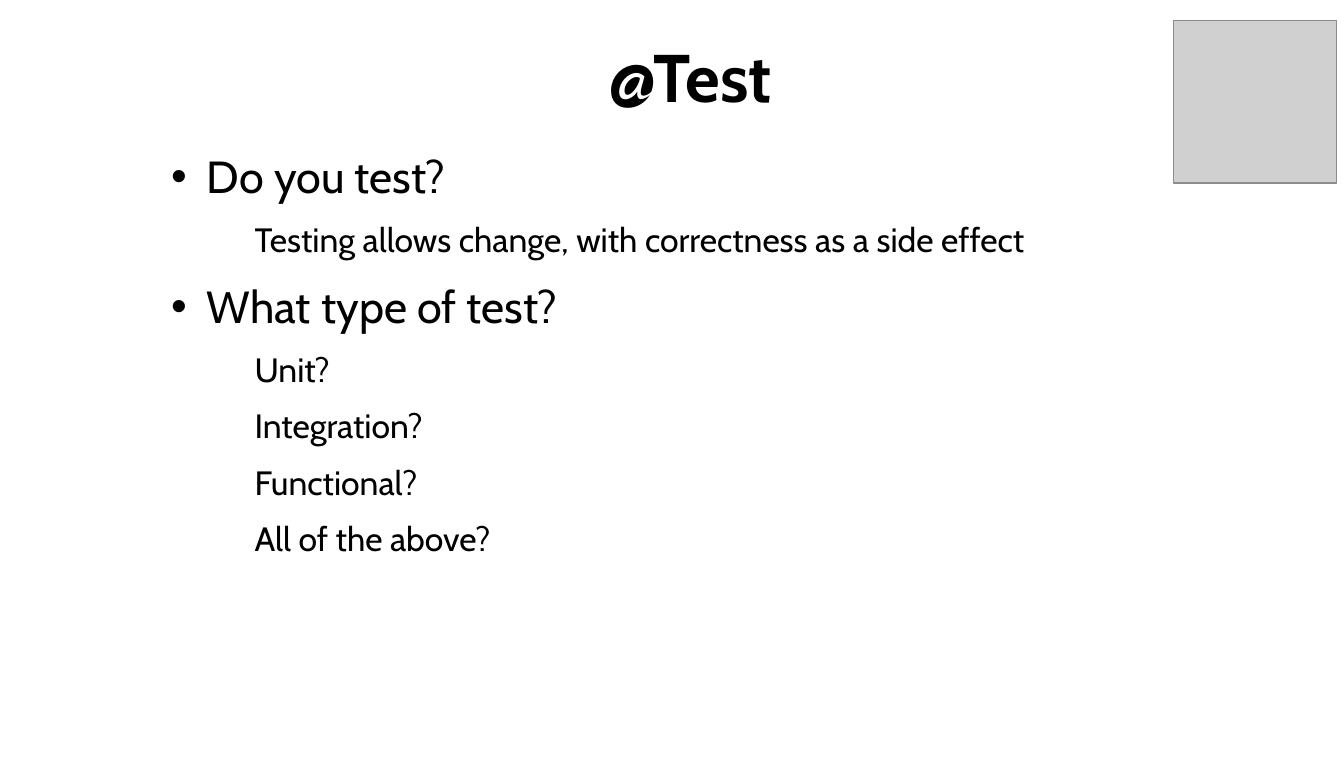
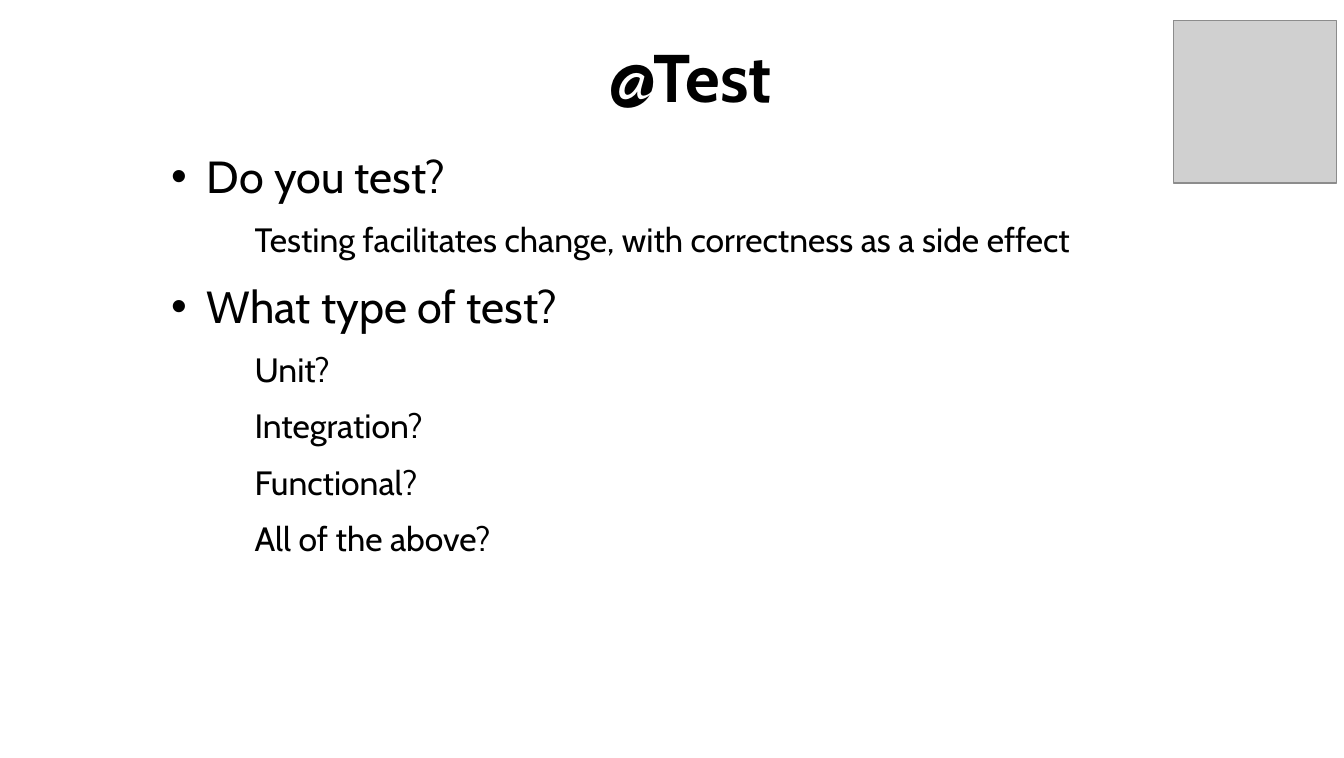
Before and after one commit to AndyGee/arquillian-demo, a slide deck: slide 19 of Apache_TomEE_Arquillian.odp (slide 12 before the commit). Drawn at 1344x758 pixels with LibreOffice and Linux fonts; fonts in the diff are those of the drawing; grey boxes stand for pictures; background and template pictures are left out. Boxes give left, top, right and bottom in pixels: in the first picture for what was removed or moved away, otherwise in the second. Text is boxed around its words. In the diff, an @@ line names an element or a change of style, - is before the commit and + after.

```diff
--- a/Apache_TomEE_Arquillian.odp
+++ b/Apache_TomEE_Arquillian.odp
@@ text at bbox=[255, 226, 1070, 260]: text changed @@
-  − Testing allows change, with correctness as a side effect
+  − Testing facilitates change, with correctness as a side effect
```
Also in this commit, not shown: 3 other slides changed, 23 slides added, 6 other files.
